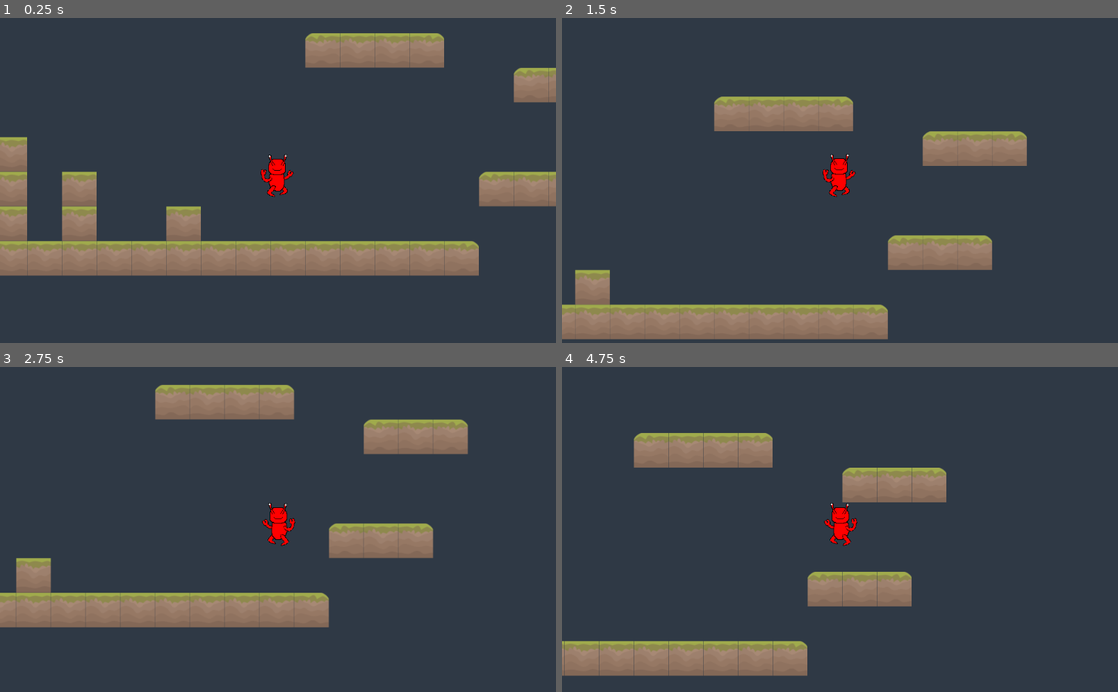
Above: before the commit, frames 1-4 (two rows, left to right).
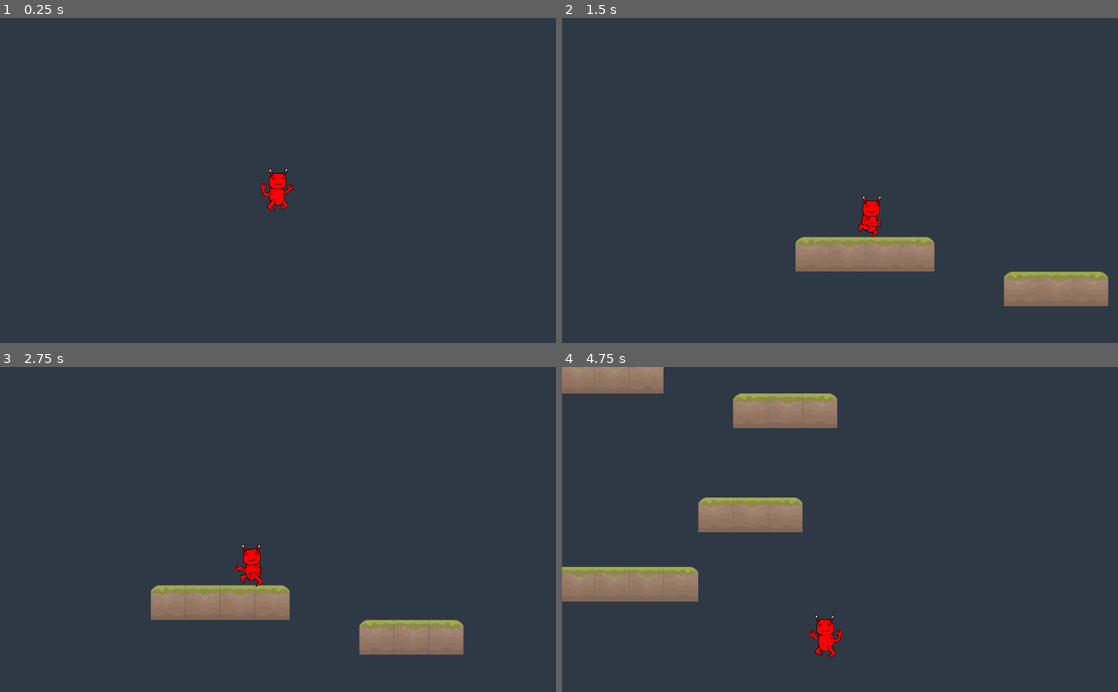
Above: after the commit, the same moments.

Repository: Alhrath/babelito
Game: Godot game, scene res://src/level/0.tscn
Two runs of this game, one before a commit and one after it. Both use one fixed random seed, a clock stepped at 60 frames per second and the inputs below.
Inputs:
- Up to frame 1 (0.25 s): no input
- Up to frame 2 (1.5 s): hold D (move_right) from 0.53 s (still down); tap W (jump) at 0.77 s
- Up to frame 3 (2.75 s): tap W (jump) at 1.52 s; release D (move_right) at 2.03 s; hold A (move_left) from 2.03 s (still down)
- Up to frame 4 (4.75 s): release A (move_left) at 2.78 s; hold D (move_right) 2.78-4.28 s; tap W (jump) at 3.02, 3.77, 4.52 s; hold A (move_left) from 4.28 s (still down)

The runs differ from the first frame. In frame 1, 18% of the frame differs, in the area x 0-100%, y 4-80%; in frame 2, 17%; in frame 3, 15%; in frame 4, 20%, in the area x 0-70%, y 0-96%.

Commit message:
=)

Diff:
--- a/Babelito/src/level/0.tscn
+++ b/Babelito/src/level/0.tscn
@@ -12,9 +12,12 @@
 tile_data = PoolIntArray( -262145, 2, 0, -327680, 3, 0, -327679, 3, 0, -327678, 4, 0, -262139, 2, 0, -262138, 3, 0, -26 …(401 unchanged characters)…
 
 [node name="Player" parent="." instance=ExtResource( 1 )]
-position = Vector2( -114.652, -87.8389 )
+position = Vector2( -180.989, -1341.43 )
 
 [node name="Camera2D" type="Camera2D" parent="Player"]
-position = Vector2( 0.297295, 0.297302 )
 current = true
 limit_smoothed = true
+smoothing_enabled = true
+__meta__ = {
+"_edit_lock_": true
+}
